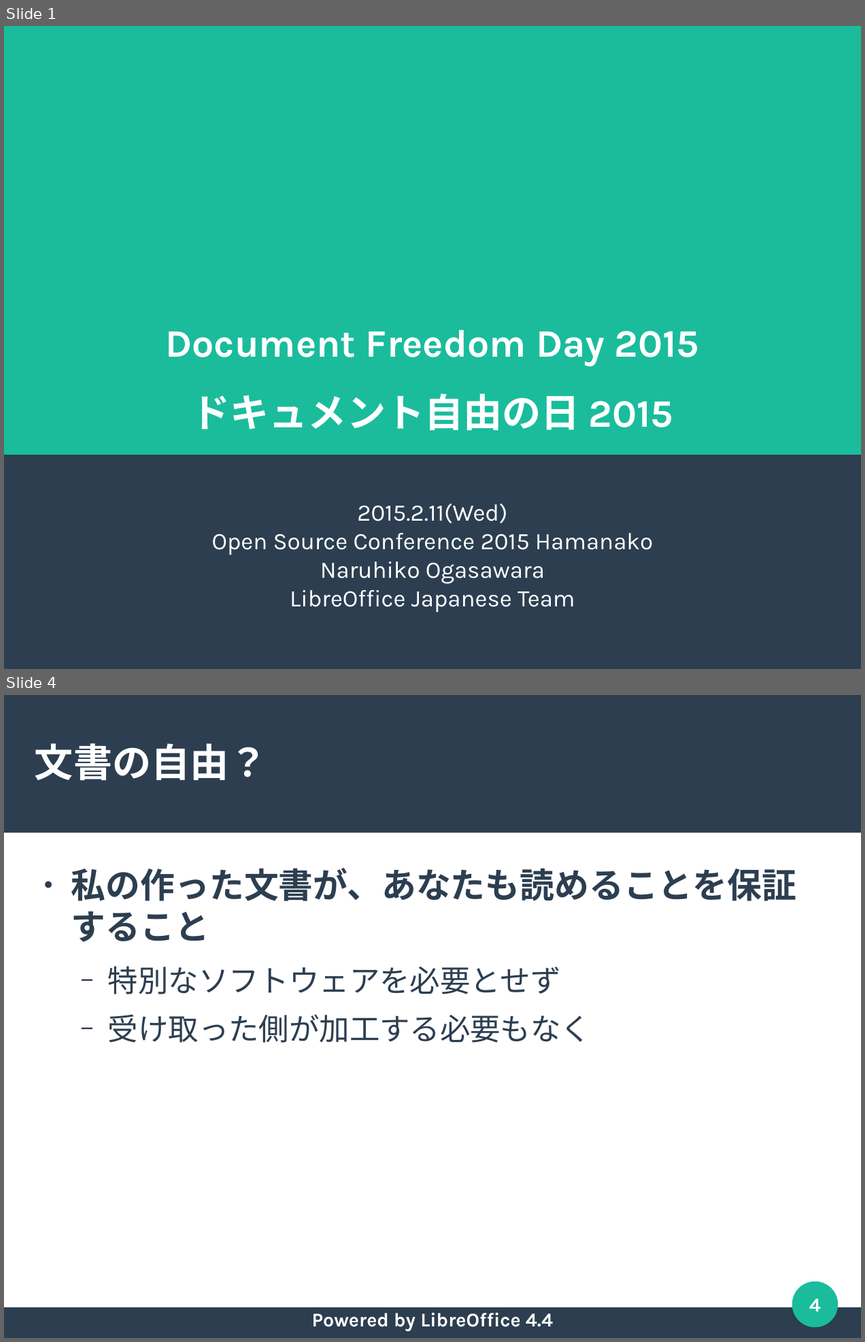
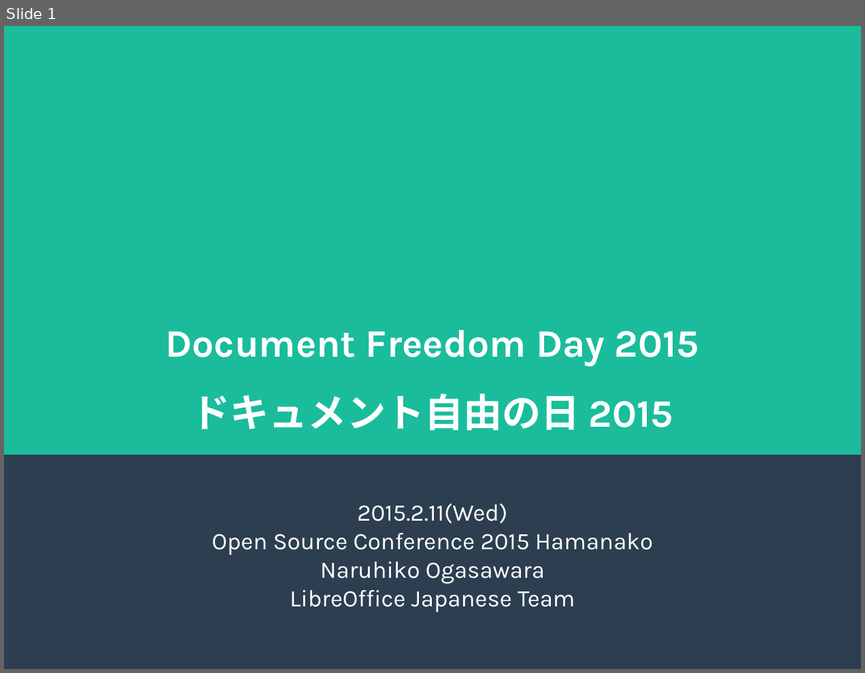
Before and after one commit to naruoga/KantoLibreOffice, a slide deck: others/OSC2015Hamanako-DFD2015.odp. Shown one above the other, each under a label of ours: slides 1 and 4 before the commit, slide 1 after it; the slides between them are not shown. The pictures are 865x1342 and 865x673 pixels, drawn with LibreOffice and Linux fonts; fonts in the diff are those of the drawing. Boxes give left, top, right and bottom in pixels: in the first picture for what was removed or moved away, otherwise in the second. Text is boxed around its words. In the diff, an @@ line names an element or a change of style, - is before the commit and + after.

```diff
--- a/others/OSC2015Hamanako-DFD2015.odp
+++ b/others/OSC2015Hamanako-DFD2015.odp
@@ slide 4 removed at bbox=[4, 695, 861, 1338], background #FFFFFF @@
@@ rectangle removed at bbox=[4, 695, 861, 832] @@
@@ title removed at bbox=[35, 743, 268, 781] @@
-文書の自由？
@@ text removed at bbox=[71, 868, 796, 1042] @@
-● 私の作った文書が、あなたも読めることを保証すること
-  − 特別なソフトウェアを必要とせず
-  − 受け取った側が加工する必要もなく
@@ ellipse removed at bbox=[792, 1281, 838, 1327] @@
@@ page number removed at bbox=[809, 1298, 821, 1311] @@
-4
@@ rectangle removed at bbox=[4, 1307, 861, 1337] @@
@@ text removed at bbox=[312, 1312, 553, 1331] @@
-Powered by LibreOffice 4.4
```
Also in this commit, not shown: 2 slides changed, 4 other slides removed.
